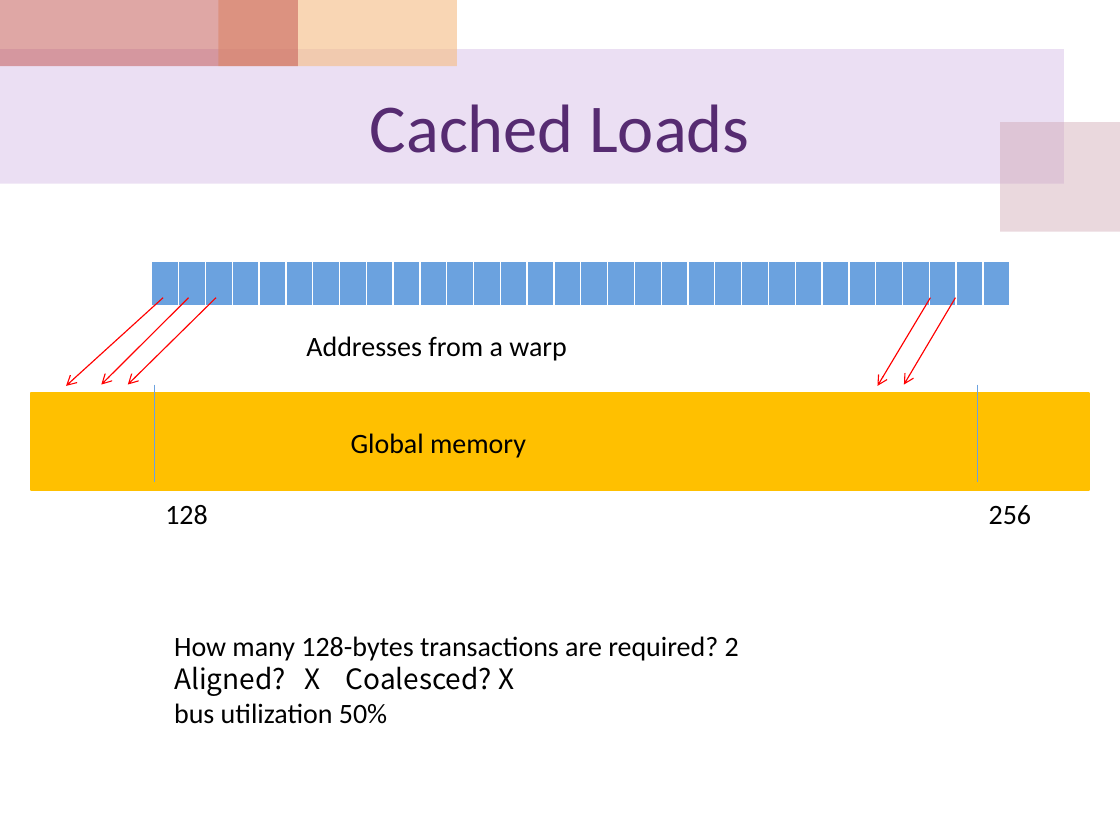
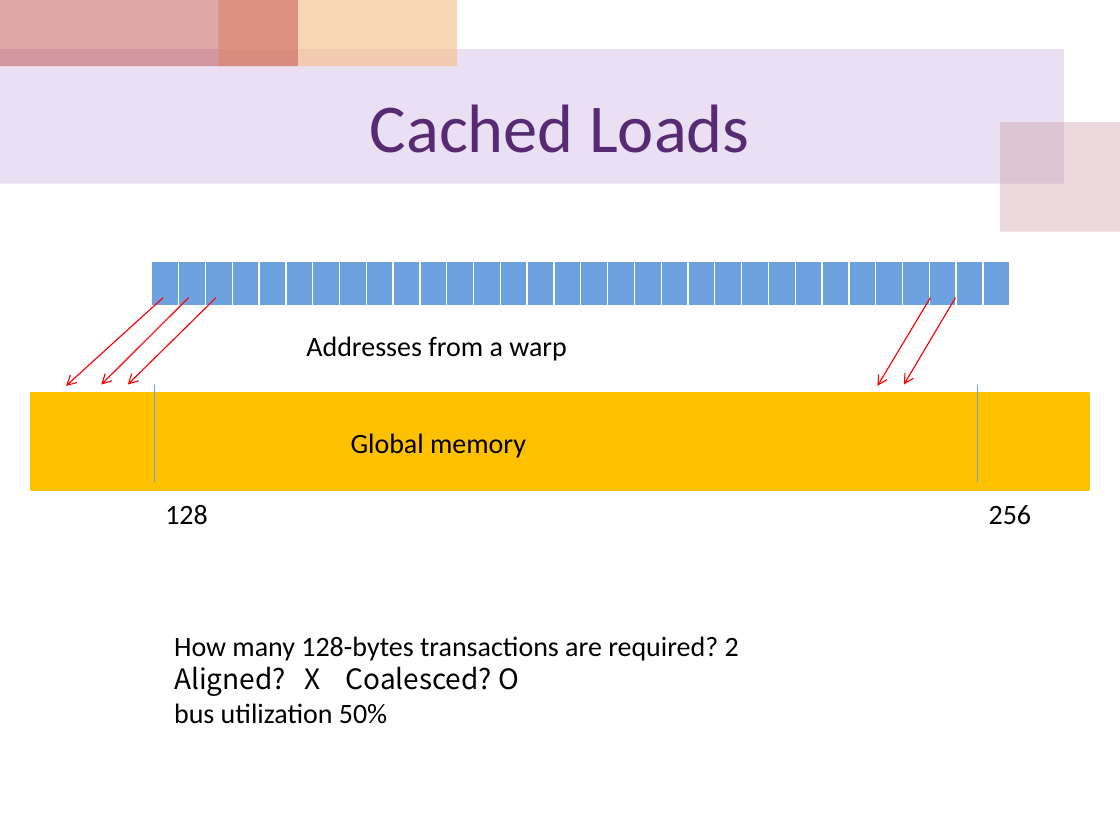
Before and after one commit to cocojk/major, a slide deck: slide 45 of gpu/EE817 Lecture 5 CUDA Memory Architecture.pptx (slide 44 before the commit). Drawn at 1120x840 pixels with LibreOffice and Linux fonts; fonts in the diff are those of the drawing. Boxes give left, top, right and bottom in pixels: in the first picture for what was removed or moved away, otherwise in the second. Text is boxed around its words. In the diff, an @@ line names an element or a change of style, - is before the commit and + after.

```diff
--- a/gpu/EE817 Lecture 5 CUDA Memory Architecture.pptx
+++ b/gpu/EE817 Lecture 5 CUDA Memory Architecture.pptx
@@ text at <box>174,666,519,696</box>: text changed @@
-Aligned? X Coalesced? X
+Aligned? X Coalesced? O
```
Also in this commit, not shown: 6 other slides changed, 1 slide added, 10 other files.
